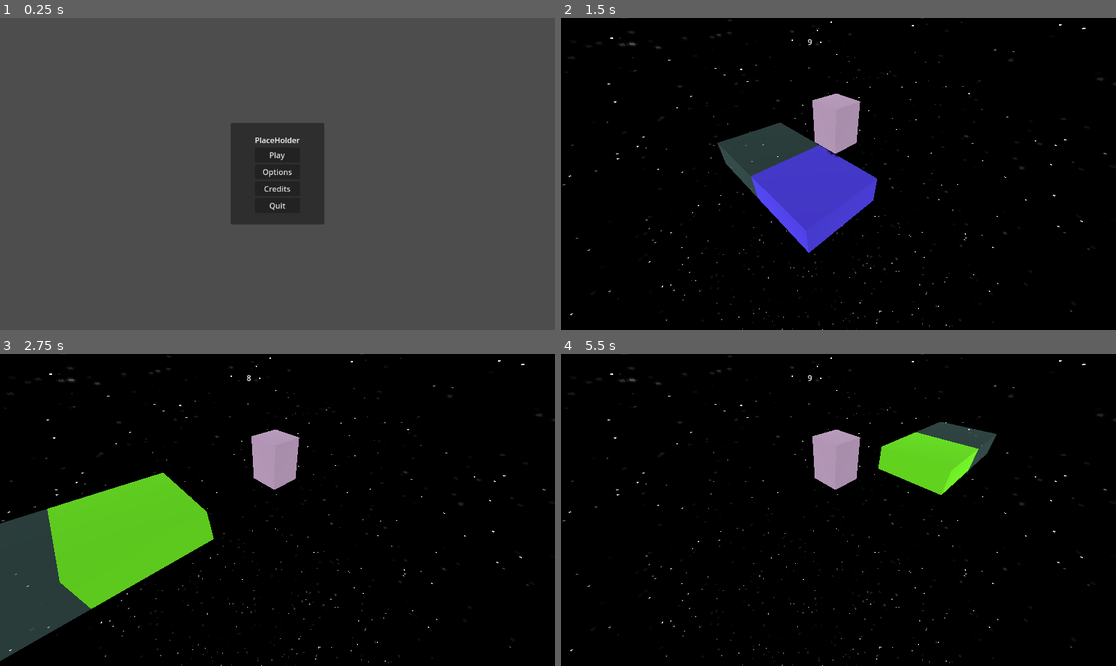
Above: before the commit, frames 1-4 (two rows, left to right).
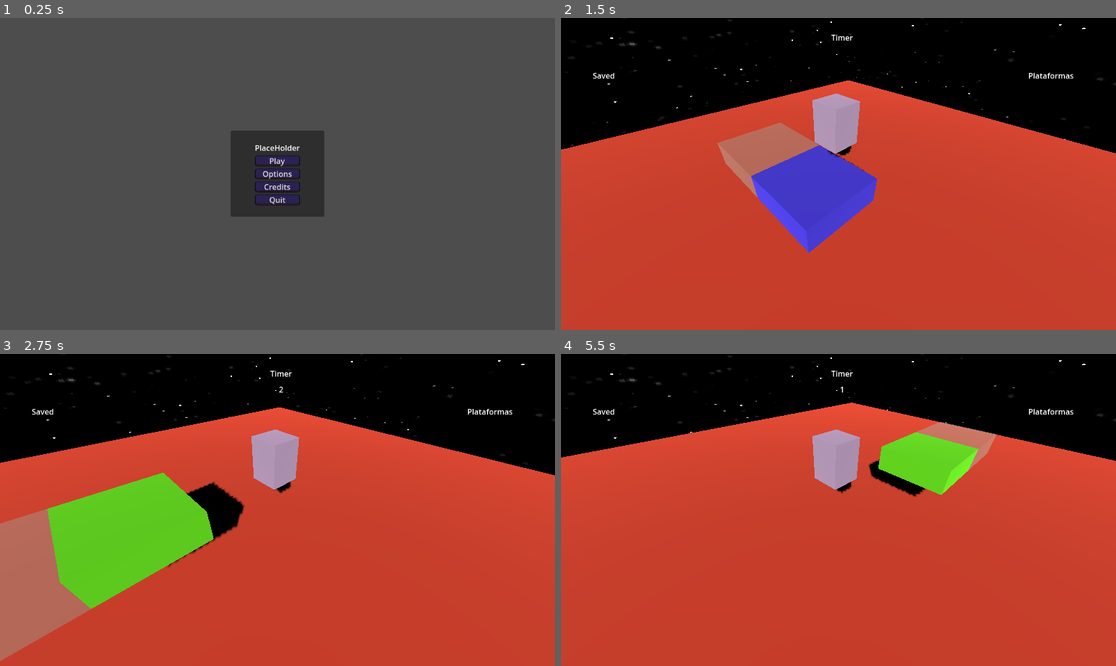
Above: after the commit, the same moments.

Repository: MichellePG/PlaceHolder
Game: Godot game, scene res://ui/MenuInicial.tscn
The game is run twice, just before and just after one commit, with the same random seed, the same clock (stepped at 60 frames per second) and the same inputs.
Inputs:
- Up to frame 1 (0.25 s): no input
- Up to frame 2 (1.5 s): click "Play" at 0.5 s; hold A (move_right) from 1.28 s (still down); hold Space (place_platform) from 1.28 s (still down)
- Up to frame 3 (2.75 s): release A (move_right) at 2.03 s; release Space (place_platform) at 2.03 s; hold S (move_backward) from 2.03 s (still down); tap Space (place_platform) at 2.1 s
- Up to frame 4 (5.5 s): release S (move_backward) at 2.78 s; hold A (move_right) 2.78-3.5 s; hold Space (place_platform) 2.78-3.5 s; click "Main Menu" at 3.5 s; click "Play" at 4.25 s; hold W (move_forward) from 5.03 s (still down); tap Space (place_platform) at 5.1 s

The runs differ from the first frame. In frame 1, 1.9% of the frame differs, in the area x 41-59%, y 33-67%; in frame 2, 63%; in frame 3, 63%; in frame 4, 72%, in the area x 0-100%, y 5-100%.

Commit message:
Update
Se agrega visual. Falta agregar.

Diff:
--- a/scenes/Label.gd
+++ b/scenes/Label.gd
@@ -1,15 +1,13 @@
 extends Label
 
 @onready var timer = $Timer
+var elapsed_time = 0
 
-# Called when the node enters the scene tree for the first time.
 func _ready():
-	pass # Replace with function body.
+	timer.wait_time = 1  # El timer se ejecutará cada segundo
+	timer.connect("timeout", Callable(self, "_on_Timer_timeout"))
+	timer.start()
 
-
-# Called every frame. 'delta' is the elapsed time since the previous frame.
-func _process(delta):
-	var tm = round($Timer.get_time_left())
-	set_text(str(tm))
-
-	pass
+func _on_Timer_timeout():
+	elapsed_time += 1
+	text = str(elapsed_time)
--- a/scenes/main.gd
+++ b/scenes/main.gd
@@ -3,6 +3,10 @@
 # Importa la definición de PlataformaBase
 const PlataformaBase = preload("res://scenes/plataforma_base2.gd")
 @onready var plataforma_base: PlataformaBase  = PlataformaBase.new()
+
+#var ui: Control
+@onready var ui = preload("res://ui/ui.tscn").instantiate()
+
 var cursor : Vector3 = Vector3(0, 0, -2)
 @onready var personaje = $Personaje
 
@@ -11,6 +15,14 @@
 	add_child(plataforma_base)
 	plataforma_base.crear_nueva_plataforma(Vector3(0,0,0))
 	#var cursor : Vector3 = Vector3(0,0,0)
+	add_child(ui)  # Añadir la UI
+	#update_platform_queue_ui()  # Actualizar la UI
+
+func update_platform_queue_ui():
+	var platform_icons = []
+	for platform in plataforma_base.cola_de_plataformas:
+		platform_icons.append(platform.get_meta("icono"))
+	ui.update_platform_queue(platform_icons)
 
 func _input(event):
 	if event.is_action_pressed("move_right"):
@@ -29,6 +41,7 @@
 	elif  event.is_action_pressed("place_platform"):
 		plataforma_base.crear_nueva_plataforma(cursor)
 		plataforma_base.crear_plataformas_invisibles(cursor)
+		#update_platform_queue_ui()  # Actualizar la UI después de colocar una plataforma
 
 func _process(_delta):
 	if personaje.velocity.x == 0 and personaje.velocity.y == 0 and personaje.velocity.z == 0 and personaje.global_position.y <-0.5:
--- a/scenes/main.tscn
+++ b/scenes/main.tscn
@@ -51,7 +51,6 @@
 
 [node name="StaticBody3D" type="StaticBody3D" parent="."]
 transform = Transform3D(1, 0, 0, 0, 1, 0, 0, 0, 1, 0, -1.5, 0)
-visible = false
 
 [node name="MeshInstance3D" type="MeshInstance3D" parent="StaticBody3D"]
 mesh = SubResource("PlaneMesh_f4yqr")
@@ -63,20 +62,18 @@
 [node name="CanvasLayer" type="CanvasLayer" parent="."]
 
 [node name="Label" type="Label" parent="CanvasLayer"]
-anchors_preset = -1
-anchor_left = 0.079
-anchor_top = 0.084
-anchor_right = 0.18
-anchor_bottom = 0.164
-offset_left = 420.992
-offset_top = -16.432
-offset_right = 368.64
-offset_bottom = -45.272
-text = "
-"
-script = ExtResource("5_48j0e")
+offset_left = 579.0
+offset_top = 62.0
+offset_right = 624.0
+offset_bottom = 85.0
+script = ExtResource("5_pqg7o")
 
 [node name="Timer" type="Timer" parent="CanvasLayer/Label"]
-wait_time = 10.0
-one_shot = true
 autostart = true
+
+[node name="Label2" type="Label" parent="CanvasLayer"]
+offset_left = 561.0
+offset_top = 29.0
+offset_right = 606.0
+offset_bottom = 52.0
+text = "Timer"
--- a/scenes/plataforma_base.gd
+++ b/scenes/plataforma_base.gd
@@ -1,6 +1,7 @@
 extends Node3D
 
 var plataforma_actual: Node3D
+
 
 # Variable para mantener la referencia a la última plataforma creada
 var ultima_plataforma: Node3D = null
--- a/scenes/plataforma_base2.gd
+++ b/scenes/plataforma_base2.gd
@@ -2,11 +2,17 @@
 
 var plataforma_actual: Node3D
 var ultima_plataforma: Node3D = null
+@export var tipo_plataforma = "azul"
 var cola_de_plataformas = []  # Nueva cola para plataformas
 var escenas_de_plataformas = [
 	preload("res://scenes/plataforma_base.tscn"),
 	preload("res://scenes/plataforma_base2.tscn")
 ]
+
+var iconos_de_plataformas = {
+	"verde": preload("res://scenes/platform_iconverde.tscn"),
+	"azul": preload("res://scenes/platform_iconazul.tscn")
+}
 
 func _ready():
 	plataforma_actual = escenas_de_plataformas[0].instantiate()  # Inicia con la primera escena
@@ -17,6 +23,11 @@
 
 func añadir_a_cola():
 	var escena_aleatoria = escenas_de_plataformas[randi() % escenas_de_plataformas.size()].instantiate()
+
+	#var escena_path = escenas_de_plataformas[indice].resource_path
+	#var icono = iconos_de_plataformas["verde"]
+	#escena_aleatoria.set_meta("icono", icono)
+
 	cola_de_plataformas.append(escena_aleatoria)
 
 
@@ -44,14 +55,10 @@
 		return null
 
 
-
-
 func limpiar_plataformas_invisibles():
 	for child in get_children():
 		if child.name.begins_with("PlataformaInvisible"):
 			remove_child(child)
-
-
 
 func crear_plataformas_invisibles(direccion : Vector3) :
 	limpiar_plataformas_invisibles()
--- /dev/null
+++ b/scenes/platform_iconazul.tscn
@@ -0,0 +1,8 @@
+[gd_scene load_steps=2 format=3 uid="uid://ckt1vvk71eoy6"]
+
+[ext_resource type="Texture2D" uid="uid://bhu2624o47hqe" path="res://scenes/azul.png" id="1_rboui"]
+
+[node name="Sprite2D" type="Sprite2D"]
+position = Vector2(805, 258)
+scale = Vector2(0.13, 0.13)
+texture = ExtResource("1_rboui")
--- /dev/null
+++ b/scenes/platform_iconverde.tscn
@@ -0,0 +1,8 @@
+[gd_scene load_steps=2 format=3 uid="uid://sdmra4abpvch"]
+
+[ext_resource type="Texture2D" uid="uid://uj3u3rmv6a8x" path="res://scenes/verde.png" id="1_8s25t"]
+
+[node name="Sprite2D" type="Sprite2D"]
+position = Vector2(908, 109)
+scale = Vector2(0.14, 0.13)
+texture = ExtResource("1_8s25t")
--- a/ui/MenuInicial.tscn
+++ b/ui/MenuInicial.tscn
@@ -1,9 +1,25 @@
-[gd_scene load_steps=4 format=3 uid="uid://dge13852g02re"]
+[gd_scene load_steps=8 format=3 uid="uid://dge13852g02re"]
 
 [ext_resource type="Theme" uid="uid://clfq4uxquk1l2" path="res://resources/theme.tres" id="1_a5r8k"]
 [ext_resource type="Script" path="res://ui/MenuInicial.gd" id="2_xy7g5"]
+[ext_resource type="Texture2D" uid="uid://dirf13yj81tm8" path="res://Assets/MenusAssets/UI_Flat_Button_Medium_Release_02a3.png" id="3_r0d8j"]
+
+[sub_resource type="StyleBoxTexture" id="StyleBoxTexture_jykje"]
+texture = ExtResource("3_r0d8j")
+modulate_color = Color(0.000821929, 0.118089, 0.510846, 1)
+
+[sub_resource type="StyleBoxTexture" id="StyleBoxTexture_70lwh"]
+texture = ExtResource("3_r0d8j")
+modulate_color = Color(0.164505, 0.1353, 0.33, 1)
+
+[sub_resource type="StyleBoxTexture" id="StyleBoxTexture_vx6pb"]
+texture = ExtResource("3_r0d8j")
+modulate_color = Color(0, 0.391221, 0.712365, 1)
 
 [sub_resource type="Theme" id="Theme_jjo7f"]
+Button/styles/hover = SubResource("StyleBoxTexture_jykje")
+Button/styles/normal = SubResource("StyleBoxTexture_70lwh")
+Button/styles/pressed = SubResource("StyleBoxTexture_vx6pb")
 MarginContainer/constants/margin_bottom = 24
 MarginContainer/constants/margin_left = 50
 MarginContainer/constants/margin_right = 50
--- /dev/null
+++ b/ui/ui.gd
@@ -0,0 +1,20 @@
+extends Control
+
+var platform_icons: Array = []
+
+@onready var platform_queue_container = $VBoxContainer/PlatformQueueContainer
+
+func _ready():
+	update_platform_queue([])  # Limpia la cola de plataformas inicialmente
+
+# Actualiza la cola de plataformas
+func update_platform_queue(platforms: Array):
+
+	for icon in platform_icons:
+		icon.queue_free()
+	platform_icons.clear()
+
+	#for icon_scene in platforms:
+	#	var icon_instance = icon_scene.instantiate()
+	#	platform_icons.append(icon_instance)
+	#	platform_queue_container.add_child(icon_instance)
--- /dev/null
+++ b/ui/ui.tscn
@@ -0,0 +1,54 @@
+[gd_scene load_steps=5 format=3 uid="uid://bqtp82arjwo3u"]
+
+[ext_resource type="Script" path="res://ui/ui.gd" id="1_yl62b"]
+[ext_resource type="Texture2D" uid="uid://do3ct3uwg40wu" path="res://Assets/MenusAssets/UI_Flat_Select_01a1.png" id="2_dbxq0"]
+
+[sub_resource type="StyleBoxTexture" id="StyleBoxTexture_0jd0e"]
+texture = ExtResource("2_dbxq0")
+
+[sub_resource type="Theme" id="Theme_pbykw"]
+Panel/styles/panel = SubResource("StyleBoxTexture_0jd0e")
+
+[node name="UI" type="Control"]
+layout_mode = 3
+anchors_preset = 0
+offset_right = 40.0
+offset_bottom = 40.0
+script = ExtResource("1_yl62b")
+
+[node name="MainContainer" type="VBoxContainer" parent="."]
+layout_mode = 1
+anchors_preset = -1
+anchor_right = 1.0
+anchor_bottom = 0.5
+offset_left = 970.0
+offset_top = 108.0
+offset_right = 1029.0
+offset_bottom = 268.0
+theme = SubResource("Theme_pbykw")
+
+[node name="TitleLabel" type="Label" parent="MainContainer"]
+layout_mode = 2
+text = "Plataformas"
+
+[node name="PlatformQueueContainer" type="VBoxContainer" parent="MainContainer"]
+layout_mode = 2
+
+[node name="VBoxContainer" type="VBoxContainer" parent="MainContainer"]
+layout_mode = 2
+
+[node name="MarginContainer" type="MarginContainer" parent="."]
+layout_mode = 0
+offset_left = 40.0
+offset_top = 108.0
+offset_right = 139.0
+offset_bottom = 194.0
+
+[node name="VBoxContainer" type="VBoxContainer" parent="MarginContainer"]
+layout_mode = 2
+
+[node name="Label" type="Label" parent="MarginContainer/VBoxContainer"]
+layout_mode = 2
+text = "Saved
+"
+horizontal_alignment = 1
Binary file added: Assets/MenusAssets/UI_Flat_Banner_01_Downward.png
Not shown, added: Assets/MenusAssets/UI_Flat_Banner_01_Downward.png.import
Binary file added: Assets/MenusAssets/UI_Flat_Banner_01_Upward.png
Not shown, added: Assets/MenusAssets/UI_Flat_Banner_01_Upward.png.import
Binary file added: Assets/MenusAssets/UI_Flat_Banner_02_Downward.png
Not shown, added: Assets/MenusAssets/UI_Flat_Banner_02_Downward.png.import
Binary file added: Assets/MenusAssets/UI_Flat_Banner_02_Upward.png
Not shown, added: Assets/MenusAssets/UI_Flat_Banner_02_Upward.png.import
Binary file added: Assets/MenusAssets/UI_Flat_Button_Large_Lock_01a1.png
Not shown, added: Assets/MenusAssets/UI_Flat_Button_Large_Lock_01a1.png.import
Binary file added: Assets/MenusAssets/UI_Flat_Button_Large_Lock_01a2.png
Not shown, added: Assets/MenusAssets/UI_Flat_Button_Large_Lock_01a2.png.import
(and 255 more such lines)
